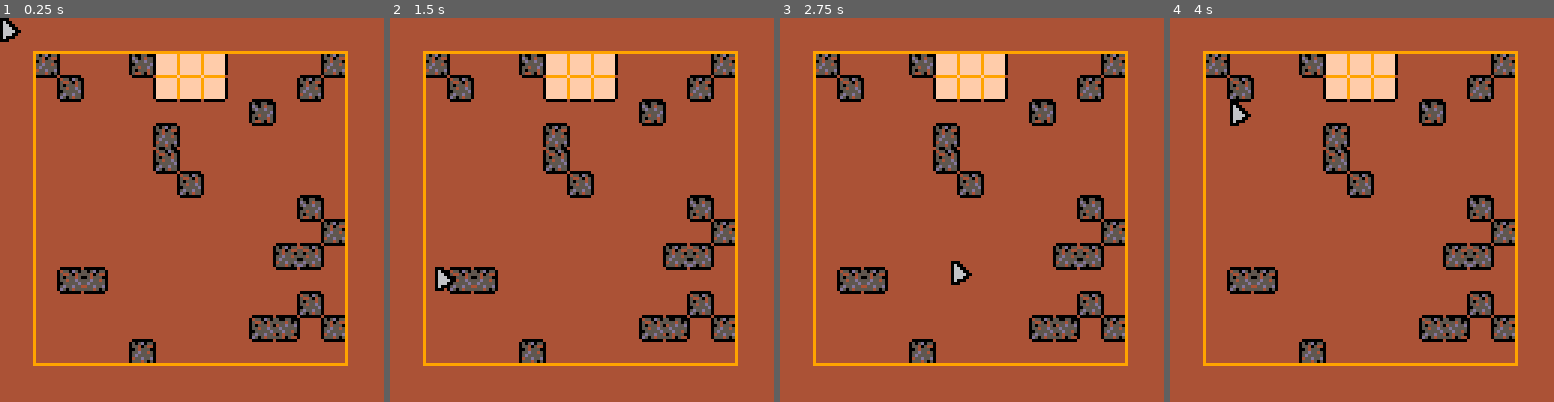
Above: before the commit, frames 1-4 (left to right).
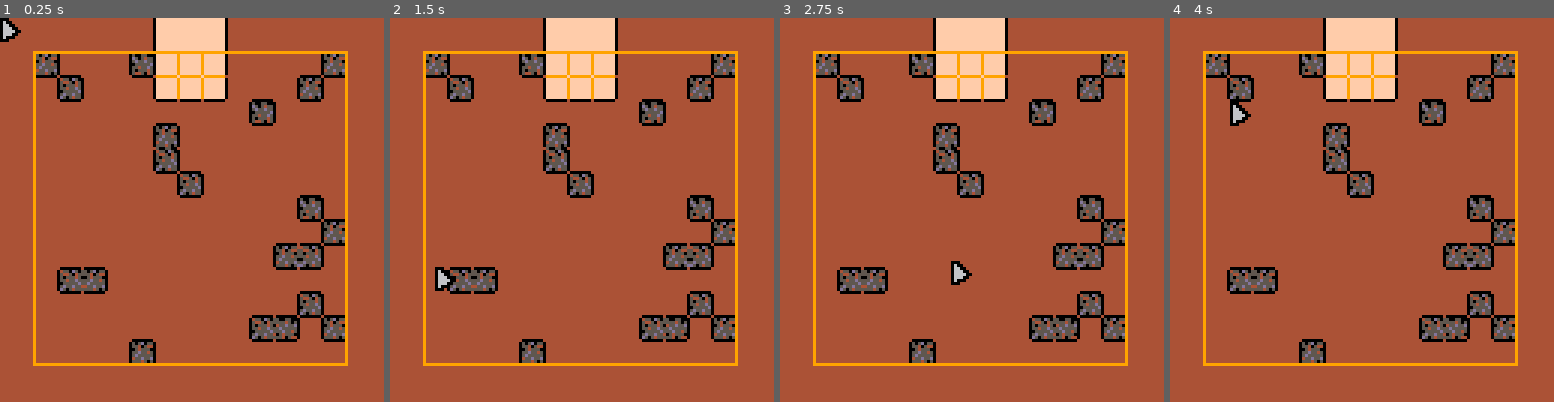
Above: after the commit, the same moments.

Repository: zommerfelds/ldjam57-p8sweeper
Game: PICO-8 cartridge p8sweeper.p8
Two runs of this game, one before a commit and one after it. Both use one fixed random seed, a clock stepped at 60 frames per second and the inputs below.
Inputs (mouse positions are in pixels of both pictures, inside the frame that each line leads up to):
- Up to frame 1 (0.25 s): no input
- Up to frame 2 (1.5 s): click (670, 121) at 0.67 s; click (436, 267) at 1.22 s
- Up to frame 3 (2.75 s): click (887, 114) at 1.77 s; click (952, 259) at 2.32 s
- Up to frame 4 (4 s): click (1404, 106) at 2.87 s; click (1465, 256) at 3.42 s; click (1231, 102) at 3.97 s

The runs differ from the first frame. In frame 1, 1.7% of the frame differs, in the area x 39-60%, y 0-9%; in frame 2, 1.7%; in frame 3, 1.7%; in frame 4, 1.7%.

Commit message:
Draw entrance

Diff:
--- a/game.lua
+++ b/game.lua
@@ -126,6 +126,19 @@
   cls(1)
   rectfill(0, 0, 127, 127, 4)
   rectfill(GRID_OFFSET_X, GRID_OFFSET_Y, GRID_OFFSET_X + GRID_WIDTH * CELL_WIDTH, GRID_OFFSET_Y + GRID_HEIGHT * CELL_HEIGHT, 15)
+  rectfill(
+    GRID_OFFSET_X + CELL_WIDTH * (start_x - 2), 0,
+    GRID_OFFSET_X + CELL_WIDTH * (start_x + 1), GRID_OFFSET_Y,
+    15
+  )
+  line(
+    GRID_OFFSET_X + CELL_WIDTH * (start_x - 2), 0,
+    GRID_OFFSET_X + CELL_WIDTH * (start_x - 2), GRID_OFFSET_Y, 0
+  )
+  line(
+    GRID_OFFSET_X + CELL_WIDTH * (start_x + 1), 0,
+    GRID_OFFSET_X + CELL_WIDTH * (start_x + 1), GRID_OFFSET_Y, 0
+  )
 
   for i = 1, GRID_WIDTH do
     local x = GRID_OFFSET_X + (i - 1) * CELL_WIDTH
